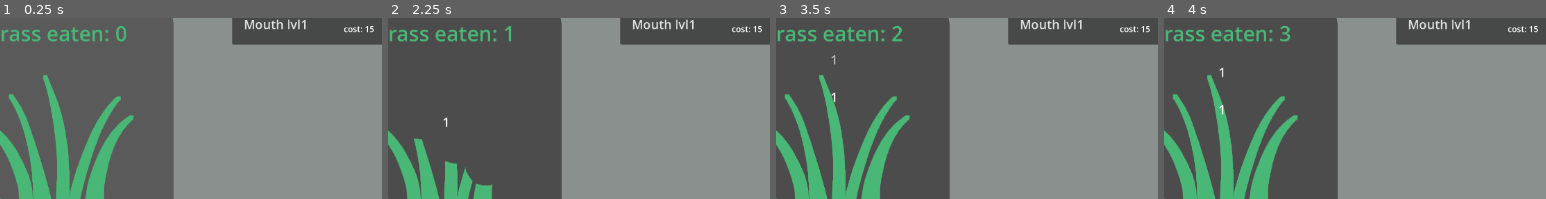
Above: before the commit, frames 1-4 (left to right).
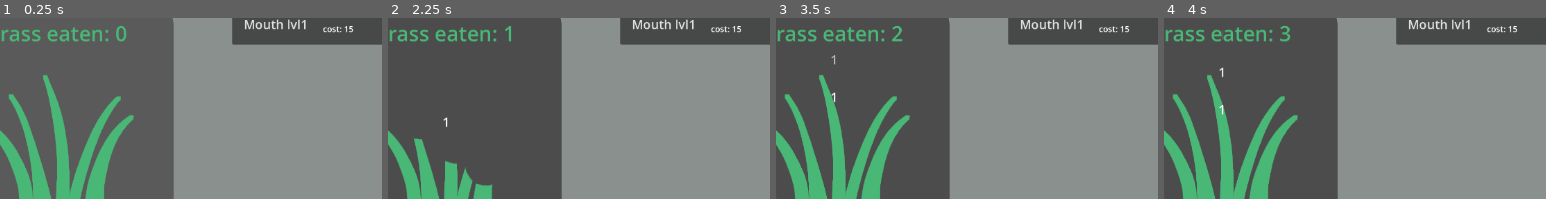
Above: after the commit, the same moments.

Repository: berox455/godot_eg
Game: Godot game, scene res://game.tscn
The game is run twice, just before and just after one commit, with the same random seed, the same clock (stepped at 60 frames per second) and the same inputs.
Inputs:
- Up to frame 1 (0.25 s): no input
- Up to frame 2 (2.25 s): click "Mouth lvl1" at 0.5 s; click "Save" at 1.25 s; click "grass eaten: 0" at 2 s
- Up to frame 3 (3.5 s): click "grass eaten: 1" at 2.75 s
- Up to frame 4 (4 s): click "grass eaten: 2" at 3.5 s
The pictures show only the part of the screen within x 22-72%, y 37-87%; the shares and areas given below are measured in that part.

The runs differ from the first frame. In frame 1, 0.2% of the frame differs, in the area x 84-98%, y 4-9%; in frame 2, 0.2%; in frame 3, 0.2%; in frame 4, 0.2%.

Commit message:
add stuff and fix more stuff, see notes

Diff:
--- a/game.tscn
+++ b/game.tscn
@@ -28,6 +28,27 @@
 corner_radius_top_right = 50
 corner_radius_bottom_right = 50
 corner_radius_bottom_left = 50
+
+[sub_resource type="StyleBoxFlat" id="StyleBoxFlat_hve3p"]
+bg_color = Color(0.44705883, 0.44705883, 0.4627451, 1)
+corner_radius_top_left = 64
+corner_radius_top_right = 64
+corner_radius_bottom_right = 64
+corner_radius_bottom_left = 64
+
+[sub_resource type="StyleBoxFlat" id="StyleBoxFlat_mfdv2"]
+bg_color = Color(0.34509805, 0.34509805, 0.35686275, 1)
+corner_radius_top_left = 64
+corner_radius_top_right = 64
+corner_radius_bottom_right = 64
+corner_radius_bottom_left = 64
+
+[sub_resource type="StyleBoxFlat" id="StyleBoxFlat_iotsf"]
+bg_color = Color(0.39215687, 0.39215687, 0.40784314, 1)
+corner_radius_top_left = 64
+corner_radius_top_right = 64
+corner_radius_bottom_right = 64
+corner_radius_bottom_left = 64
 
 [node name="Node2D" type="Node2D" unique_id=1262863614]
 
@@ -100,9 +121,9 @@
 
 [node name="cost" type="RichTextLabel" parent="the_game/mouth/button" unique_id=1172528957]
 layout_mode = 0
-offset_left = 268.0
+offset_left = 218.0
 offset_top = 45.0
-offset_right = 336.0
+offset_right = 286.0
 offset_bottom = 73.0
 mouse_filter = 2
 theme_override_font_sizes/normal_font_size = 20
@@ -139,9 +160,9 @@
 
 [node name="cost" type="RichTextLabel" parent="the_game/dog/button" unique_id=74538689]
 layout_mode = 0
-offset_left = 268.0
+offset_left = 218.0
 offset_top = 45.000004
-offset_right = 336.0
+offset_right = 286.0
 offset_bottom = 73.0
 mouse_filter = 2
 theme_override_font_sizes/normal_font_size = 20
@@ -164,22 +185,22 @@
 fit_content = true
 scroll_active = false
 
-[node name="chicken" type="Node" parent="the_game" unique_id=667762880]
-
-[node name="button" type="Button" parent="the_game/chicken" unique_id=460080043]
+[node name="hen" type="Node" parent="the_game" unique_id=667762880]
+
+[node name="button" type="Button" parent="the_game/hen" unique_id=460080043]
 offset_left = 4.0
 offset_top = -128.0
 offset_right = 438.0
 offset_bottom = -31.0
 theme_override_font_sizes/font_size = 30
-text = "   Chicken lvl1"
+text = "   Hen lvl1"
 alignment = 0
 
-[node name="cost" type="RichTextLabel" parent="the_game/chicken/button" unique_id=1766398019]
-layout_mode = 0
-offset_left = 268.0
+[node name="cost" type="RichTextLabel" parent="the_game/hen/button" unique_id=1766398019]
+layout_mode = 0
+offset_left = 218.0
 offset_top = 45.0
-offset_right = 336.0
+offset_right = 286.0
 offset_bottom = 73.0
 mouse_filter = 2
 theme_override_font_sizes/normal_font_size = 20
@@ -188,7 +209,7 @@
 scroll_active = false
 autowrap_mode = 0
 
-[node name="Label" type="RichTextLabel" parent="the_game/chicken/button" unique_id=2077841984]
+[node name="Label" type="RichTextLabel" parent="the_game/hen/button" unique_id=2077841984]
 visible = false
 z_index = 2
 layout_mode = 0
@@ -215,9 +236,9 @@
 
 [node name="cost" type="RichTextLabel" parent="the_game/cow/button" unique_id=407177894]
 layout_mode = 0
-offset_left = 268.0
+offset_left = 218.0
 offset_top = 45.0
-offset_right = 336.0
+offset_right = 286.0
 offset_bottom = 73.0
 mouse_filter = 2
 theme_override_font_sizes/normal_font_size = 20
@@ -227,6 +248,46 @@
 autowrap_mode = 0
 
 [node name="Label" type="RichTextLabel" parent="the_game/cow/button" unique_id=1000712625]
+visible = false
+z_index = 2
+layout_mode = 0
+offset_left = -24.0
+offset_top = 97.0
+offset_right = 454.0
+offset_bottom = 157.83636
+theme_override_font_sizes/normal_font_size = 24
+theme_override_styles/normal = ExtResource("7_j5wjh")
+text = "test"
+fit_content = true
+scroll_active = false
+
+[node name="calf" type="Node" parent="the_game" unique_id=16591919]
+
+[node name="button" type="Button" parent="the_game/calf" unique_id=1445420030]
+offset_left = 797.0
+offset_top = -83.0
+offset_right = 947.0
+offset_bottom = 67.0
+theme_override_font_sizes/font_size = 30
+theme_override_styles/normal = SubResource("StyleBoxFlat_hve3p")
+theme_override_styles/pressed = SubResource("StyleBoxFlat_mfdv2")
+theme_override_styles/hover = SubResource("StyleBoxFlat_iotsf")
+text = "Calf lvl1"
+
+[node name="cost" type="RichTextLabel" parent="the_game/calf/button" unique_id=816974928]
+layout_mode = 0
+offset_left = 36.0
+offset_top = 97.0
+offset_right = 104.0
+offset_bottom = 125.0
+mouse_filter = 2
+theme_override_font_sizes/normal_font_size = 20
+text = "cost: 0 "
+fit_content = true
+scroll_active = false
+autowrap_mode = 0
+
+[node name="Label" type="RichTextLabel" parent="the_game/calf/button" unique_id=1151574097]
 visible = false
 z_index = 2
 layout_mode = 0
@@ -291,12 +352,14 @@
 [connection signal="mouse_entered" from="the_game/dog/button" to="the_game" method="_dog_buy_enter"]
 [connection signal="mouse_exited" from="the_game/dog/button" to="the_game" method="_dog_buy_exit"]
 [connection signal="pressed" from="the_game/dog/button" to="the_game" method="_dog_up"]
-[connection signal="mouse_entered" from="the_game/chicken/button" to="the_game" method="_chicken_buy_enter"]
-[connection signal="mouse_exited" from="the_game/chicken/button" to="the_game" method="_chicken_buy_exit"]
-[connection signal="pressed" from="the_game/chicken/button" to="the_game" method="_chicken_up"]
+[connection signal="mouse_entered" from="the_game/hen/button" to="the_game" method="_hen_buy_enter"]
+[connection signal="mouse_exited" from="the_game/hen/button" to="the_game" method="_hen_buy_exit"]
+[connection signal="pressed" from="the_game/hen/button" to="the_game" method="_hen_up"]
 [connection signal="mouse_entered" from="the_game/cow/button" to="the_game" method="_cow_buy_enter"]
 [connection signal="mouse_exited" from="the_game/cow/button" to="the_game" method="_cow_buy_exit"]
 [connection signal="pressed" from="the_game/cow/button" to="the_game" method="_cow_up"]
+[connection signal="mouse_entered" from="the_game/calf/button" to="the_game" method="_calf_buy_enter"]
+[connection signal="mouse_exited" from="the_game/calf/button" to="the_game" method="_calf_buy_exit"]
 [connection signal="pressed" from="the_game/save/button" to="the_game" method="_save"]
 [connection signal="pressed" from="the_game/erase_save" to="the_game" method="_erase_save"]
 [connection signal="pressed" from="the_game/erase_save/erase_save" to="the_game" method="_save_quit"]
--- a/grass.gd
+++ b/grass.gd
@@ -7,22 +7,22 @@
 var click_munch = 1  # when you click the grass
 var munch = 0.1  # auto mouth click 0.1 for each per second
 var dog_munch = 1  # munches 1 per second
-var chicken_munch = 1  # munches 1 per 0.1 second
-var cow_munch = 500  # munches 500 per 10 seconds w child, 1000 wo
+var hen_munch = 1  # munches 1 per 0.1 second
+var cow_munch = 800  # munches 500 per 10 seconds w child, 800 wo
 #lvl
 var mouth_lvl = 0
 var dog_lvl = 0
-var chicken_lvl = 0
+var hen_lvl = 0
 var cow_lvl = 0
 #base cost
 const mouth_base = 15
 const dog_base = 100
-const chicken_base = 1100
+const hen_base = 1100
 const cow_base = 10000
 #cost
 var mouth_cost: float
 var dog_cost: float
-var chicken_cost: float
+var hen_cost: float
 var cow_cost: float
 #LoadSave
 const save_dir: String = "user://save.json"
@@ -42,21 +42,22 @@
 		_unload()
 	mouth_cost = _cost_calc(mouth_base, mouth_lvl)
 	dog_cost = _cost_calc(dog_base, dog_lvl)
-	chicken_cost = _cost_calc(chicken_base, chicken_lvl)
+	hen_cost = _cost_calc(hen_base, hen_lvl)
 	cow_cost = _cost_calc(cow_base, cow_lvl)
 
+	$calf/button.hide()
 	_mouth_label_update()
 	_dog_label_update()
-	_chicken_label_update()
+	_hen_label_update()
 	_cow_label_update()
 
 	if !(mouth_lvl > 4 or dog_lvl > 0):
 		$dog/button.hide()
 
-	if !(dog_lvl > 4 or chicken_lvl > 0):
-		$chicken/button.hide()
-
-	if !(chicken_lvl > 4 or cow_lvl > 0):
+	if !(dog_lvl > 4 or hen_lvl > 0):
+		$hen/button.hide()
+
+	if !(hen_lvl > 4 or cow_lvl > 0):
 		$cow/button.hide()
 	$save/saving.visible_characters = saving
 
@@ -88,8 +89,8 @@
 		if cow_lvl > 0 and int(floor(time)) % 10 == 0:
 			grass_eaten += cow_munch * cow_lvl
 
-	if chicken_lvl > 0:
-		grass_eaten += chicken_munch * chicken_lvl
+	if hen_lvl > 0:
+		grass_eaten += hen_munch * hen_lvl
 
 	#saving
 	if time == int(time) and int(time) % 120 == 0:
@@ -160,7 +161,7 @@
 	"click_much": click_munch,
 	"mouth_lvl": mouth_lvl,
 	"dog_lvl": dog_lvl,
-	"chicken_lvl": chicken_lvl,
+	"hen_lvl": hen_lvl,
 	"cow_lvl": cow_lvl
 	}
 
@@ -190,7 +191,7 @@
 			"click_much": click_munch = saved
 			"mouth_lvl": mouth_lvl = saved
 			"dog_lvl": dog_lvl = saved
-			"chicken_lvl": chicken_lvl = saved
+			"hen_lvl": hen_lvl = saved
 			"cow_lvl": cow_lvl = saved
 
 
@@ -225,7 +226,6 @@
 		_mouth_label_update()
 
 		if mouth_lvl == 5:
-			$dog/TextBlock.show()
 			$dog/button.show()
 		if mouth_lvl % 25 == 0:
 			click_munch += 1
@@ -240,20 +240,18 @@
 		_dog_label_update()
 
 		if dog_lvl == 5:
-			$chicken/TextBlock.show()
-			$chicken/button.show()
-
-
-func _chicken_up() -> void:
-	if grass_eaten >= chicken_cost:
+			$hen/button.show()
+
+
+func _hen_up() -> void:
+	if grass_eaten >= hen_cost:
 		_click_play()
-		grass_eaten -= chicken_cost
-		chicken_lvl += 1
-		chicken_cost = _cost_calc(chicken_base, chicken_lvl)
-		_chicken_label_update()
-
-		if chicken_lvl == 5:
-			$cow/TextBlock.show()
+		grass_eaten -= hen_cost
+		hen_lvl += 1
+		hen_cost = _cost_calc(hen_base, hen_lvl)
+		_hen_label_update()
+
+		if hen_lvl == 5:
 			$cow/button.show()
 
 
@@ -282,12 +280,12 @@
 	$dog/button/Label.hide()
 
 
-func _chicken_buy_enter() -> void:
-	$chicken/button/Label.show()
-
-
-func _chicken_buy_exit() -> void:
-	$chicken/button/Label.hide()
+func _hen_buy_enter() -> void:
+	$hen/button/Label.show()
+
+
+func _hen_buy_exit() -> void:
+	$hen/button/Label.hide()
 
 
 func _cow_buy_enter() -> void:
@@ -296,6 +294,14 @@
 
 func _cow_buy_exit() -> void:
 	$cow/button/Label.hide()
+
+
+func _calf_buy_enter() -> void:
+	$calf/button/Label.show()
+
+
+func _calf_buy_exit() -> void:
+	$calf/button/Label.hide()
 
 
 func _mouth_label_update() -> void:
@@ -328,23 +334,23 @@
 		$dog/button/Label.text = dog_d
 
 
-func _chicken_label_update() -> void:
-	var chicken_d = "Chicken pecks 10 grass/s per lvl"
-	var chicken_desc = "\n" + chicken_d + """
-"Haven't eaten in days is what I'd wager makes 'em this hungry! Or they just got stomach worms" -Chicken seller
+func _hen_label_update() -> void:
+	var hen_d = "hen pecks 10 grass/s per lvl"
+	var hen_desc = "\n" + hen_d + """
+"Haven't eaten in days is what I'd wager makes 'em this hungry! Or they just got stomach worms" -hen seller
 """
 
-	$chicken/button.text = "   Chicken lvl" + _abr(chicken_lvl + 1)
-	$chicken/button/cost.text = "cost: " + _abr(chicken_cost)
-	if chicken_lvl > 0:
-		$chicken/button/Label.text = str(chicken_munch * 10 * chicken_lvl)+ " grass/s"
-		$chicken/button/Label.text += chicken_desc
-	else:
-		$chicken/button/Label.text = chicken_d
+	$hen/button.text = "   Hen lvl" + _abr(hen_lvl + 1)
+	$hen/button/cost.text = "cost: " + _abr(hen_cost)
+	if hen_lvl > 0:
+		$hen/button/Label.text = str(hen_munch * 10 * hen_lvl)+ " grass/s"
+		$hen/button/Label.text += hen_desc
+	else:
+		$hen/button/Label.text = hen_d
 
 
 func _cow_label_update() -> void:
-	var cow_d = "Eats 50 grass/s"
+	var cow_d = "Eats 80 grass/s"
 	var cow_desc = "\n" + cow_d + """
 "They be goin' moo" -Moo \\temporary pls change
 """
@@ -354,6 +360,7 @@
 	if cow_lvl > 0:
 		$cow/button/Label.text = str(cow_munch / 10 * cow_lvl)+ " grass/s"
 		$cow/button/Label.text += cow_desc
+		$calf/button.show()
 	else:
 		$cow/button/Label.text = cow_d
 
Not shown, changed: notes.txt
